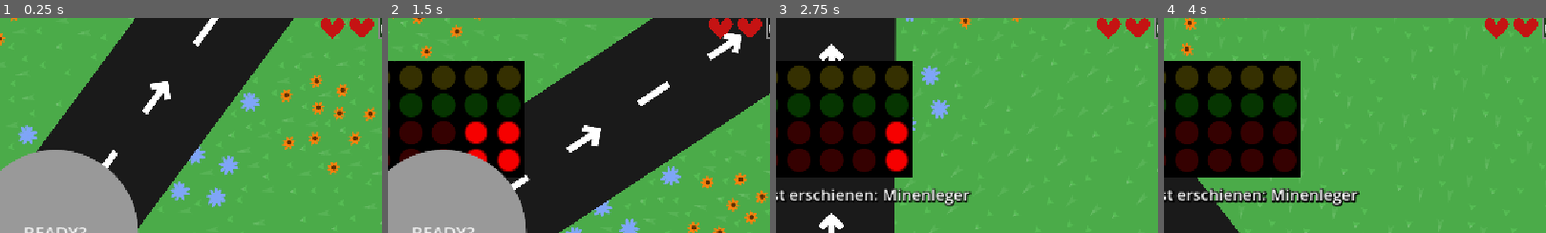
Above: before the commit, frames 1-4 (left to right).
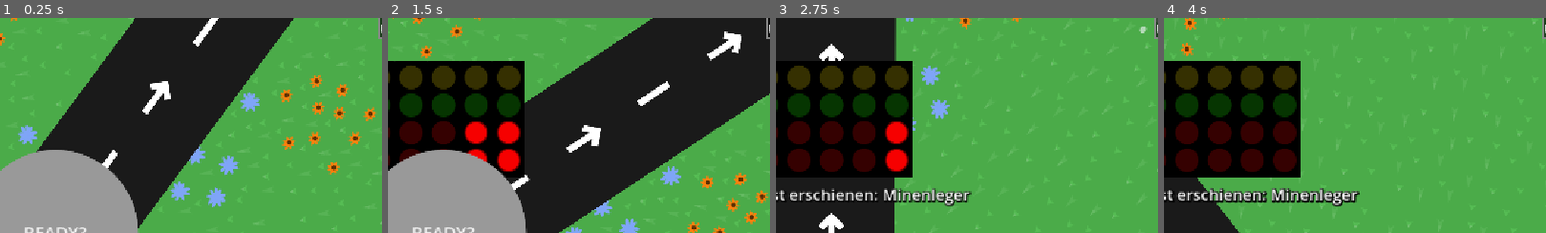
Above: after the commit, the same moments.

Repository: KIT-GameJam/dattel-jam
Game: Godot game, scene res://core/game_manager.tscn
Same seed, same stepped clock (60 frames per second), same inputs: the game is played once before the commit and once after it. Sound files missing from this copy of the repository are replaced by a short silence.
Inputs (mouse positions are % of the whole screen's width and height, from its top left):
- Up to frame 1 (0.25 s): no input
- Up to frame 2 (1.5 s): click "READY?" at 0.5 s; move the mouse to (72, 45) at 1.27 s; hold D (right) from 1.28 s (still down); tap Space (temp_reach_goal) at 1.35 s
- Up to frame 3 (2.75 s): release D (right) at 2 s; click "READY?" at 2 s
- Up to frame 4 (4 s): move the mouse to (30, 55) at 2.77 s; hold S (down) 2.78-3.53 s; tap Space (temp_reach_goal) at 2.85, 3.6 s; move the mouse to (60, 28) at 3.52 s; hold D (right) from 3.53 s (still down)
The pictures show only the part of the screen within x 43-93%, y 0-50%; the shares and areas given below are measured in that part.

The runs differ from the first frame. In frame 1, 0.8% of the frame differs, in the area x 84-98%, y 0-10%; in frame 2, 0.8%; in frame 3, 0.8%; in frame 4, 0.8%.

Commit message:
Kerz Herz für dieses Spiel

Diff:
--- a/ui/overlay.gd
+++ b/ui/overlay.gd
@@ -23,6 +23,7 @@
 	stage_label.text = "Round " + str(stage + 1) + "/∞"
 
 func update_health(n: int) -> void:
+	n = 0
 	while heart_container.get_child_count() < n:
 		var rect := TextureRect.new()
 		rect.stretch_mode = TextureRect.STRETCH_KEEP_ASPECT_CENTERED
